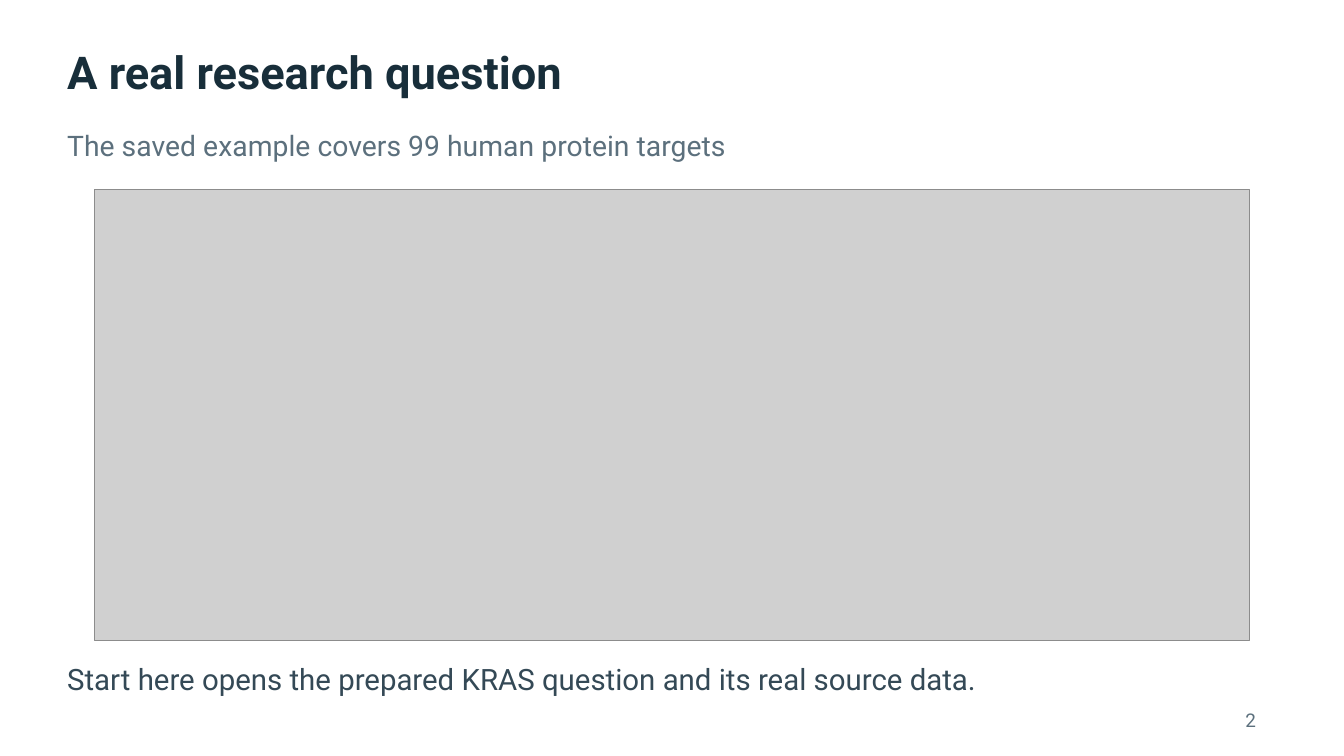
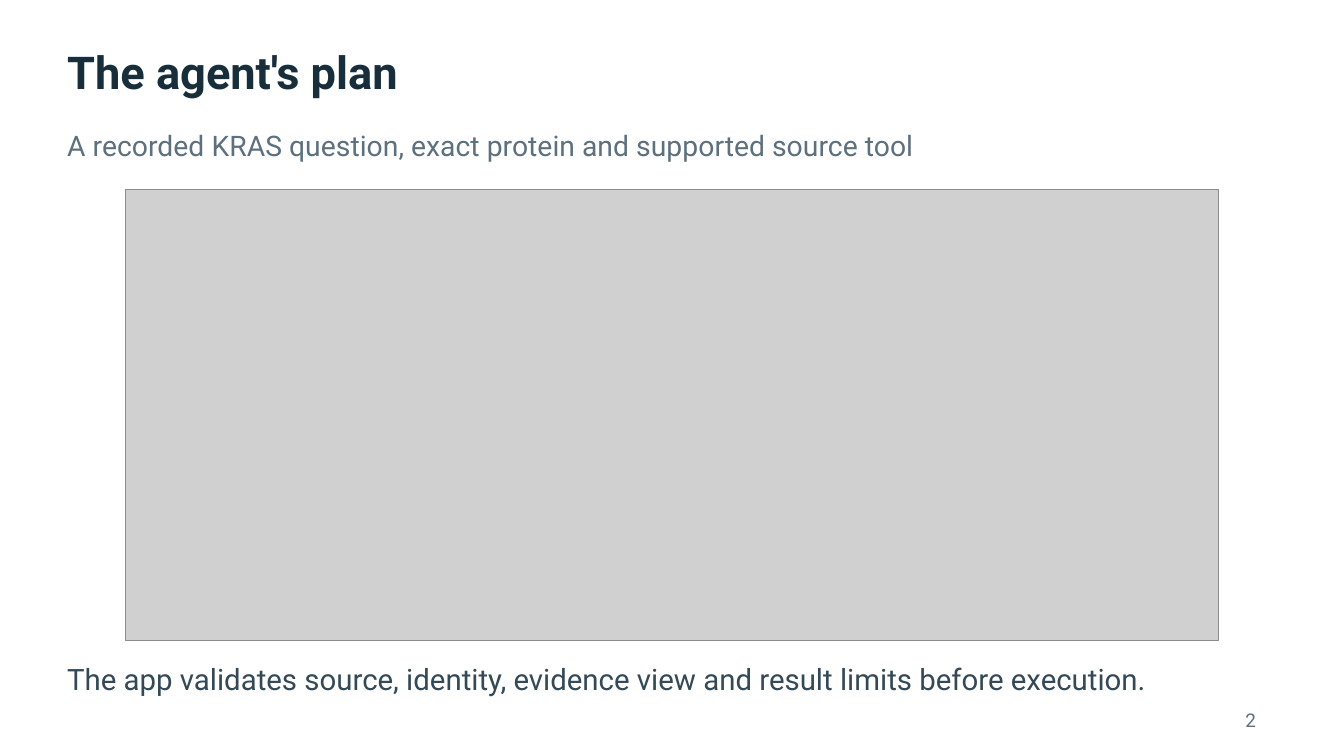
Before and after one commit to mdomagalski/biograph-steward, a slide deck: slide 2 of output/presentations/BioGraph_Steward_Overview.pptx. Drawn at 1344x756 pixels with LibreOffice and Linux fonts; fonts in the diff are those of the drawing; grey boxes stand for pictures. Boxes give left, top, right and bottom in pixels: in the first picture for what was removed or moved away, otherwise in the second. Text is boxed around its words. In the diff, an @@ line names an element or a change of style, - is before the commit and + after.

Commit message:
Deliver source-agent reviewer workflow, demo and team guide

```diff
--- a/output/presentations/BioGraph_Steward_Overview.pptx
+++ b/output/presentations/BioGraph_Steward_Overview.pptx
@@ text at (67,55,398,99): text changed @@
-A real research question
+The agent's plan
@@ text at (67,135,913,162): text changed @@
-The saved example covers 99 human protein targets
+A recorded KRAS question, exact protein and supported source tool
@@ picture: place and size @@
-picture at (95,190,1250,641)
+picture at (126,190,1219,641)
@@ text at (67,667,1146,697): text changed @@
-Start here opens the prepared KRAS question and its real source data.
+The app validates source, identity, evidence view and result limits before execution.
```
Also in this commit, not shown: 5 other slides changed, 1 slide added, 1 slide removed, 39 other files.
